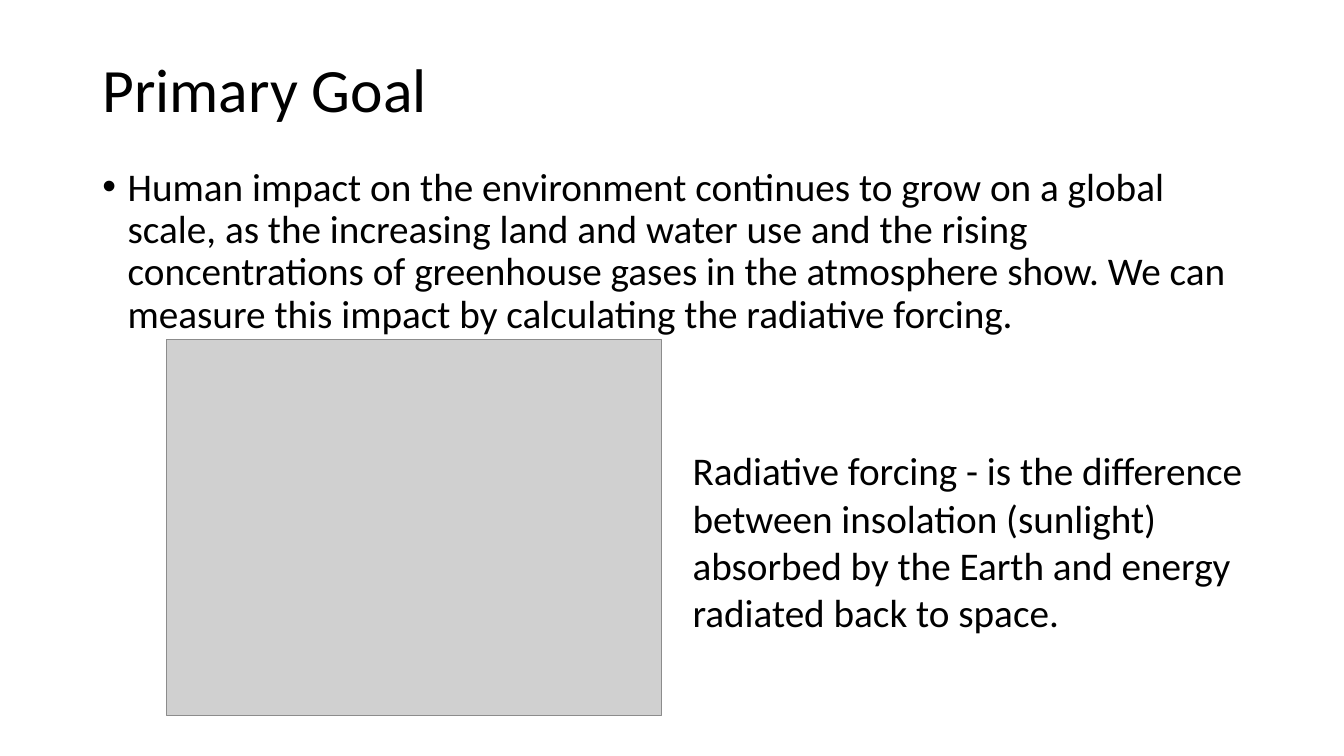
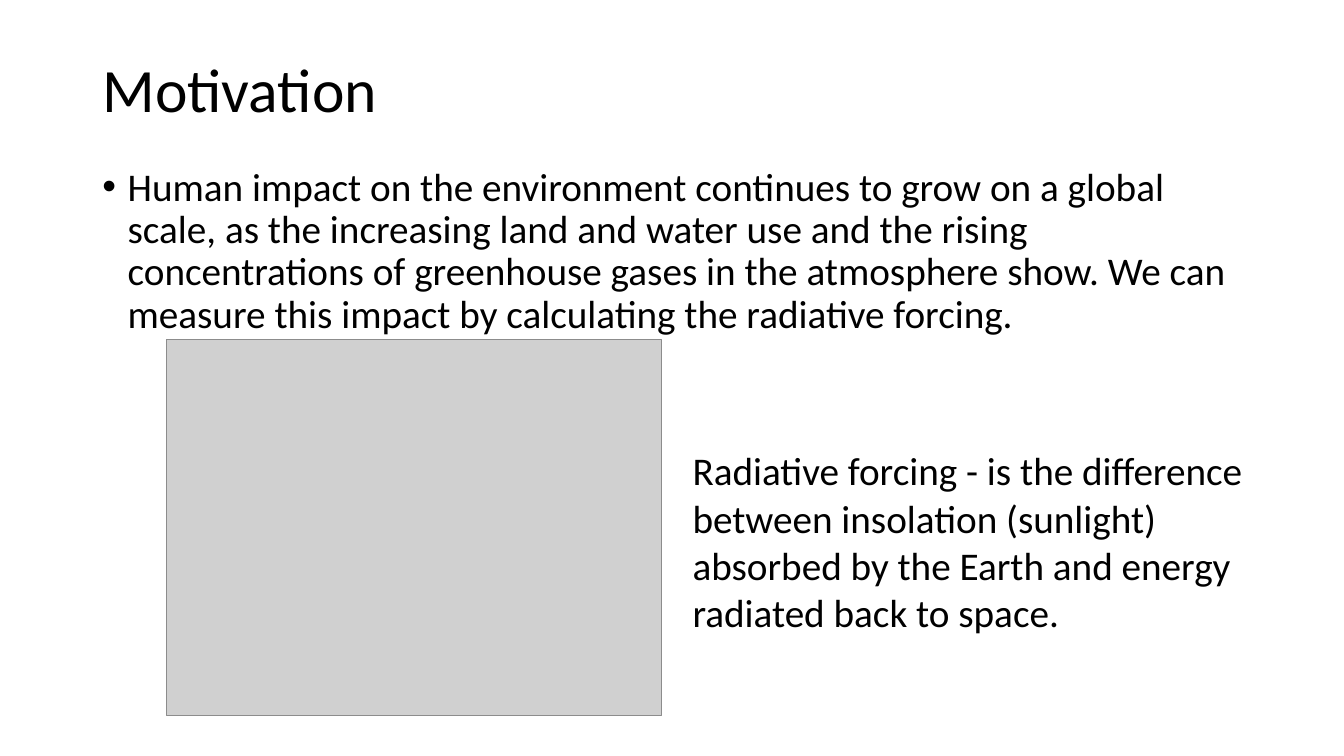
Before and after one commit to niharnandan/thesis, a slide deck: slide 2 of Mid Semester Presentation.pptx. Drawn at 1344x756 pixels with LibreOffice and Linux fonts; fonts in the diff are those of the drawing; grey boxes stand for pictures. Boxes give left, top, right and bottom in pixels: in the first picture for what was removed or moved away, otherwise in the second. Text is boxed around its words. In the diff, an @@ line names an element or a change of style, - is before the commit and + after.

```diff
--- a/Mid Semester Presentation.pptx
+++ b/Mid Semester Presentation.pptx
@@ title at (x1=102, y1=69, x2=376, y2=113): text changed @@
-Primary Goal
+Motivation
```
Also in this commit, not shown: 7 other slides changed, 3 slides added, 2 slides removed.
